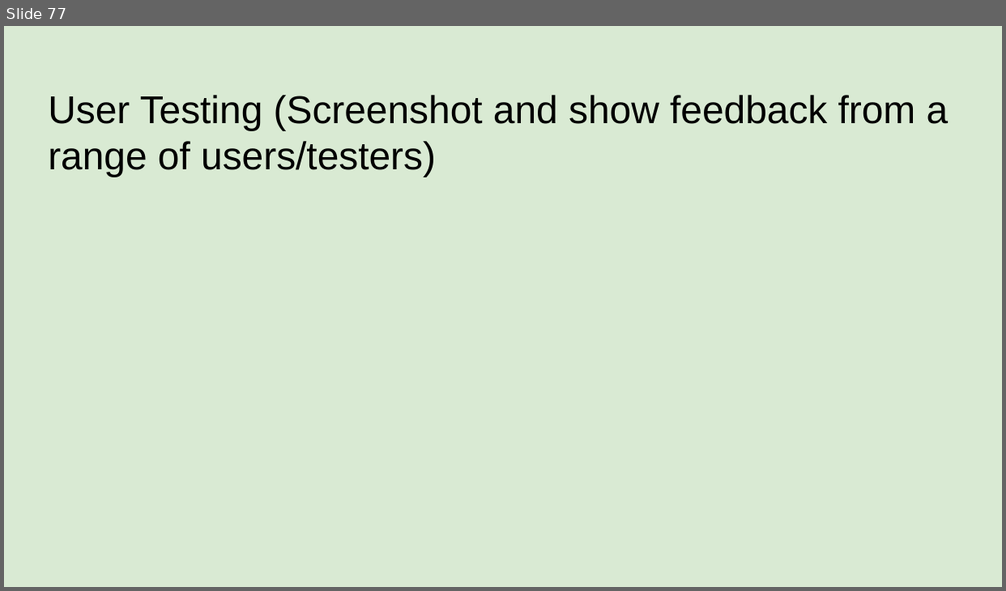
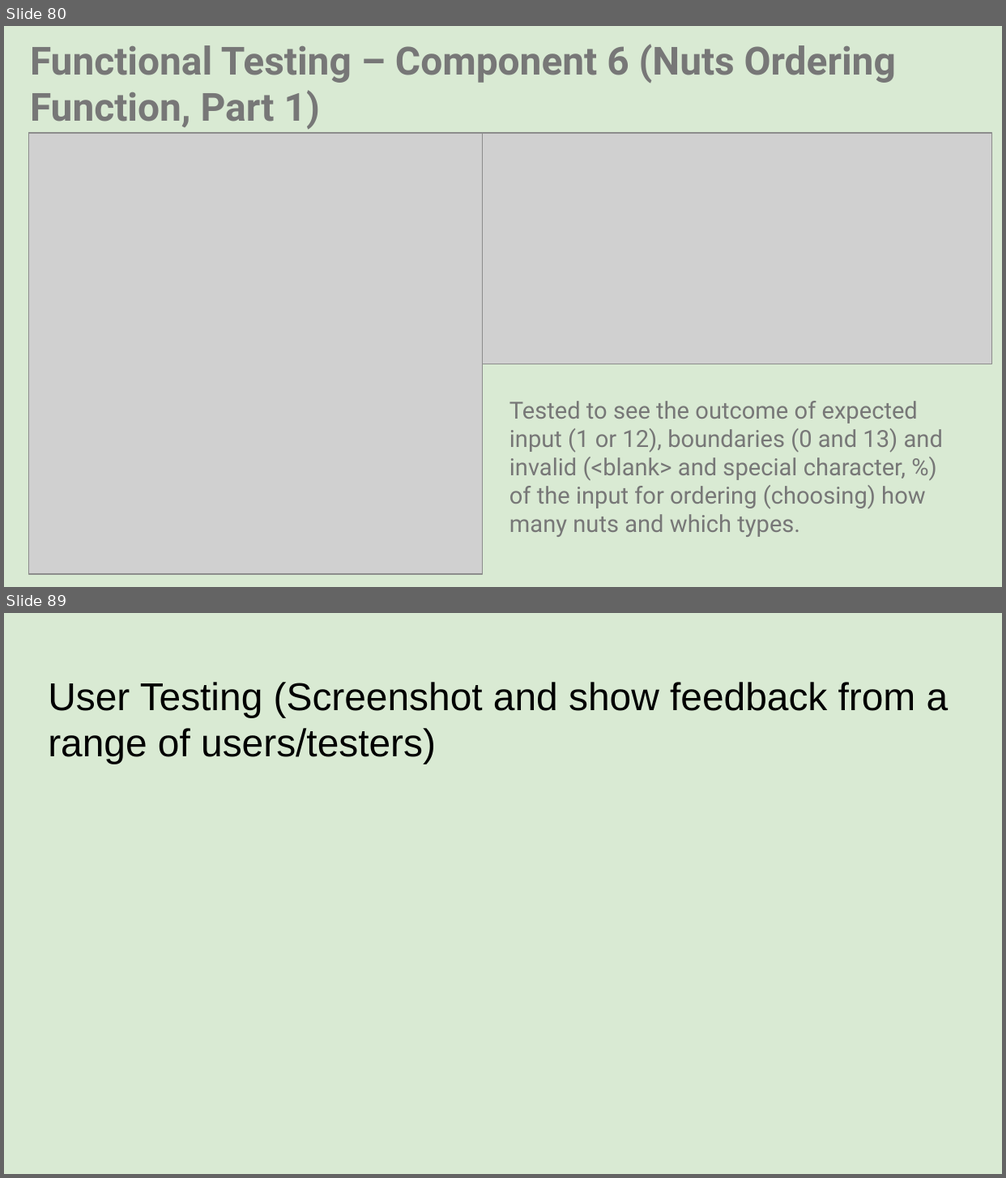
Before and after one commit to danettp/ds_nuts_bot, a slide deck: Danett Pepito - 000_91896 _ 91897 Documentation - 2150400 (Git).pptx. Shown one above the other, each under a label of ours: slide 77 before the commit, slides 80 and 89 after it; the slides between them are not shown. The pictures are 1006x591 and 1006x1178 pixels, drawn with LibreOffice and Linux fonts; fonts in the diff are those of the drawing; grey boxes stand for pictures; background and template pictures are left out. Boxes give left, top, right and bottom in pixels: in the first picture for what was removed or moved away, otherwise in the second. Text is boxed around its words. In the diff, an @@ line names an element or a change of style, - is before the commit and + after.

```diff
--- a/Danett Pepito - 000_91896 _ 91897 Documentation - 2150400 (Git).pptx
+++ b/Danett Pepito - 000_91896 _ 91897 Documentation - 2150400 (Git).pptx
@@ slide 80 added at <box>4,26,1002,587</box>, background picture (left out) @@
@@ title added at <box>30,44,896,130</box>, 28 pt, text #777777, bold @@
+Functional Testing – Component 6 (Nuts Ordering Function, Part 1)
@@ picture added at <box>29,133,483,575</box> @@
@@ picture added at <box>482,133,992,365</box> @@
@@ text added at <box>509,401,943,537</box>, 17 pt, text #777777 @@
+Tested to see the outcome of expected input (1 or 12), boundaries (0 and 13) and invalid (<blank> and special character, %) of the input for ordering (choosing) how many nuts and which types.
@@ what was slide 77 is now slide 89 @@
```
Also in this commit, not shown: 72 slides changed, 14 other slides added, 3 slides removed, 3 other files.
